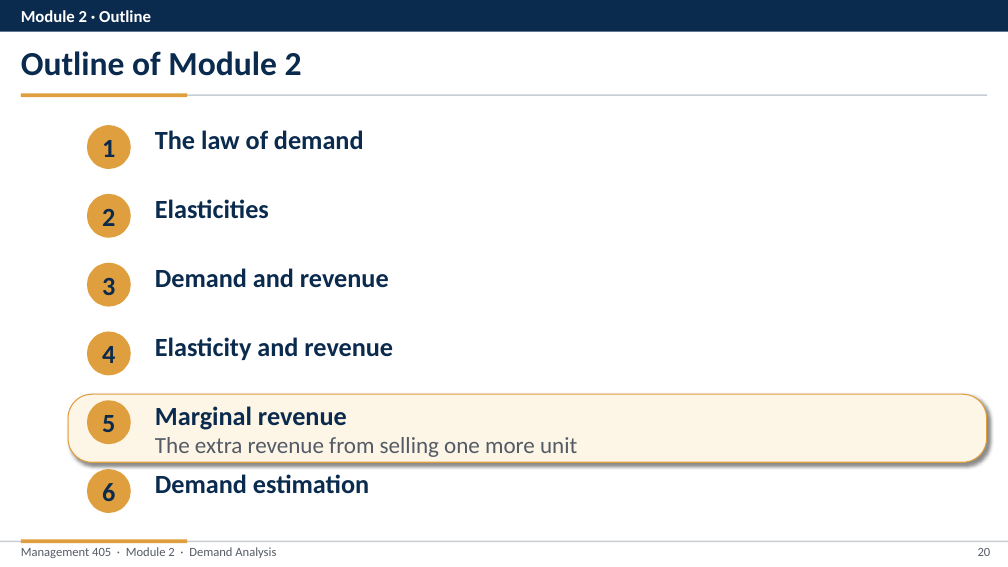
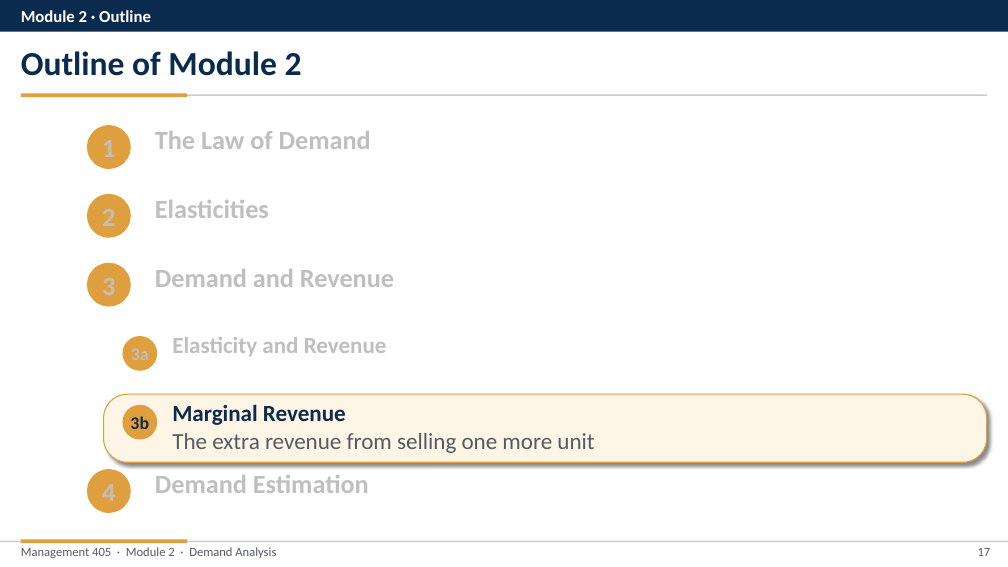
Before and after one commit to nvoigtla/Teaching, a slide deck: slide 17 of 405 Slide Revisions 2026/Module 2/Module 2 - Video Part Revised.pptx (slide 20 before the commit). Drawn at 1008x567 pixels with LibreOffice and Linux fonts; fonts in the diff are those of the drawing. Boxes give left, top, right and bottom in pixels: in the first picture for what was removed or moved away, otherwise in the second. Text is boxed around its words. In the diff, an @@ line names an element or a change of style, - is before the commit and + after.

```diff
--- a/405 Slide Revisions 2026/Module 2/Module 2 - Video Part Revised.pptx
+++ b/405 Slide Revisions 2026/Module 2/Module 2 - Video Part Revised.pptx
@@ text at (x1=155, y1=131, x2=371, y2=149): text changed; text colour #0B2B4E to #BFBFBF @@
-The law of demand
+The Law of Demand
@@ text colour #0B2B4E to #BFBFBF in 4 elements at (x1=87, y1=126, x2=131, y2=169), (x1=87, y1=194, x2=131, y2=237), (x1=155, y1=200, x2=269, y2=218), (x1=87, y1=263, x2=131, y2=307) @@
@@ text at (x1=155, y1=269, x2=394, y2=287): text changed; text colour #0B2B4E to #BFBFBF @@
-Demand and revenue
+Demand and Revenue
@@ ellipse "3a" resized from (x1=87, y1=331, x2=131, y2=375) to (x1=123, y1=337, x2=157, y2=371) @@
@@ text in ellipse at (x1=131, y1=348, x2=149, y2=360): text changed; size 25 to 17 pt; text colour #0B2B4E to #BFBFBF @@
-4
+3a
@@ text at (x1=172, y1=337, x2=387, y2=357): text changed; size 25 to 22 pt; text colour #0B2B4E to #BFBFBF @@
-Elasticity and revenue
+Elasticity and Revenue
@@ rounded rectangle resized from (x1=68, y1=394, x2=987, y2=462) to (x1=104, y1=394, x2=987, y2=462) @@
@@ ellipse "3b" resized from (x1=87, y1=400, x2=131, y2=444) to (x1=123, y1=405, x2=157, y2=440) @@
@@ text in ellipse at (x1=130, y1=416, x2=149, y2=429): text changed; size 25 to 17 pt @@
-5
+3b
@@ text at (x1=172, y1=404, x2=346, y2=425): text changed; size 25 to 22 pt @@
-Marginal revenue
+Marginal Revenue
@@ text "Marginal Revenue" moved from (x1=155, y1=406, x2=577, y2=457) to (x1=172, y1=404, x2=594, y2=453) @@
@@ text at (x1=155, y1=475, x2=369, y2=493): text changed; text colour #0B2B4E to #BFBFBF @@
-Demand estimation
+Demand Estimation
@@ text in ellipse at (x1=102, y1=484, x2=115, y2=501): text changed; text colour #0B2B4E to #BFBFBF @@
-6
+4
@@ page number at (x1=978, y1=548, x2=991, y2=556): text changed @@
-20
+17
```
Also in this commit, not shown: 43 other slides changed, 5 slides added, 5 slides removed, 20 other files.
